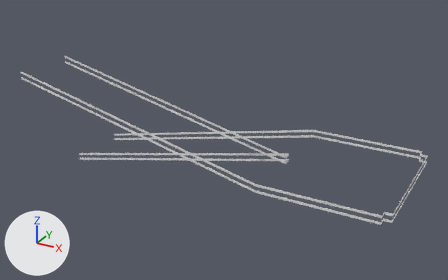
Renders of the FBX model Assets/Team/Matxado/Mapas/N1_Armazém/Assets/Fitas.fbx from each side of a commit.
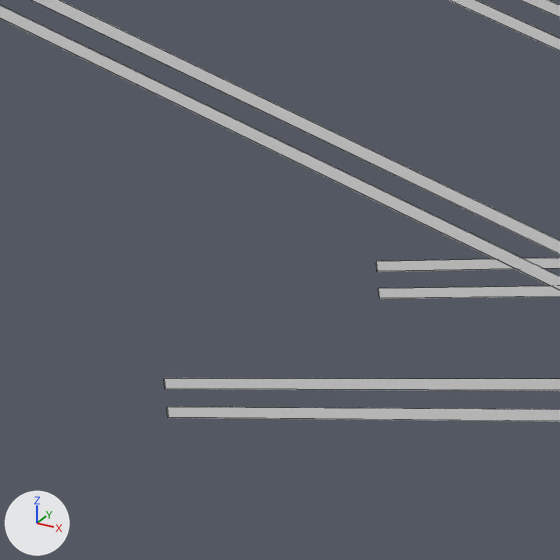
Old and new are each drawn from a 50 mm lens placed at (21.9, -3.36, 14.9), pointed at (9.66, 18.9, 3.77) and again close up on the part from 12% to 32% of the width and 32% to 65% of the height. Every picture has the same lights, and +X, +Y and +Z are marked at lower left. The close-ups show mesh edges as thin lines. Where no turn or scale is listed for an object, it has been applied to the vertices.

Names of what the first close-up shows: 'FitaAmarelaRampa'.
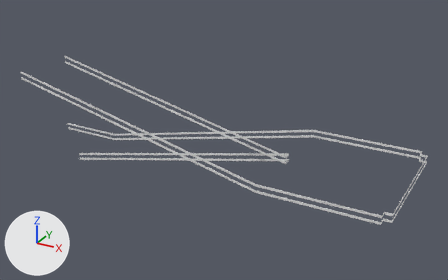
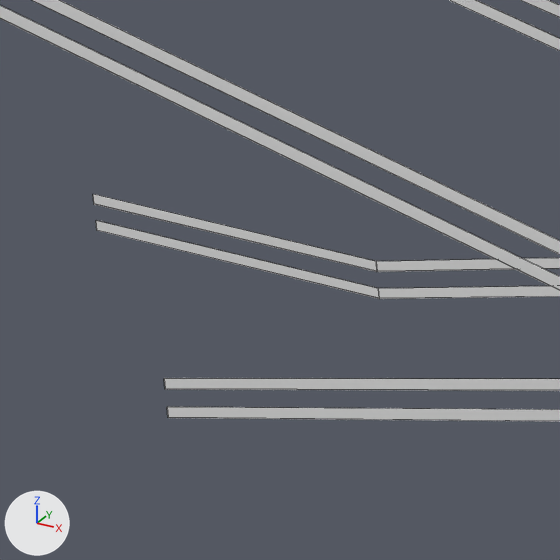
Boxes [x1, y1, x2, y2] around the edits, measured in the close-ups (560 x 560 px):
```json
{"part": 1, "of": "me_fitaamarelarampa_001", "change": "built on", "after": [93, 194, 379, 299]}
```

The change, as JSON lines over the scene's bpy script:
```json
{"block": "me_fitaamarelarampa_001", "where": "# used by ob_fitaamarelarampa; location = (1.558, 16.599, 5.3)"}
{"op": "remove", "block": "me_fitaamarelarampa_001", "code": "me_fitaamarelarampa_001.from_pydata(...)  # 112 vertices, 104 faces; spans x 0.0..16.5, y -1.4..4.6, z -4.1..1.5"}
{"op": "add", "block": "me_fitaamarelarampa_001", "code": "me_fitaamarelarampa_001.from_pydata(...)  # 120 vertices, 112 faces; spans x -3.3..16.5, y -1.4..4.6, z -4.1..1.5"}
{"block": "me_fitaamarelarampa_001", "change": "me_fitaamarelarampa_001 part 1"}
{"block": "me_fitaamarelarampa_001", "change": "2 faces are deleted"}
{"block": "me_fitaamarelarampa_001", "change": "8 new vertices lie (-3.3, 0.0, 0.0) away from vertices in x 0.0, y 4.5..4.6, z -4.1..-3.7"}
{"block": "me_fitaamarelarampa_001", "change": "10 new faces join them"}
```
